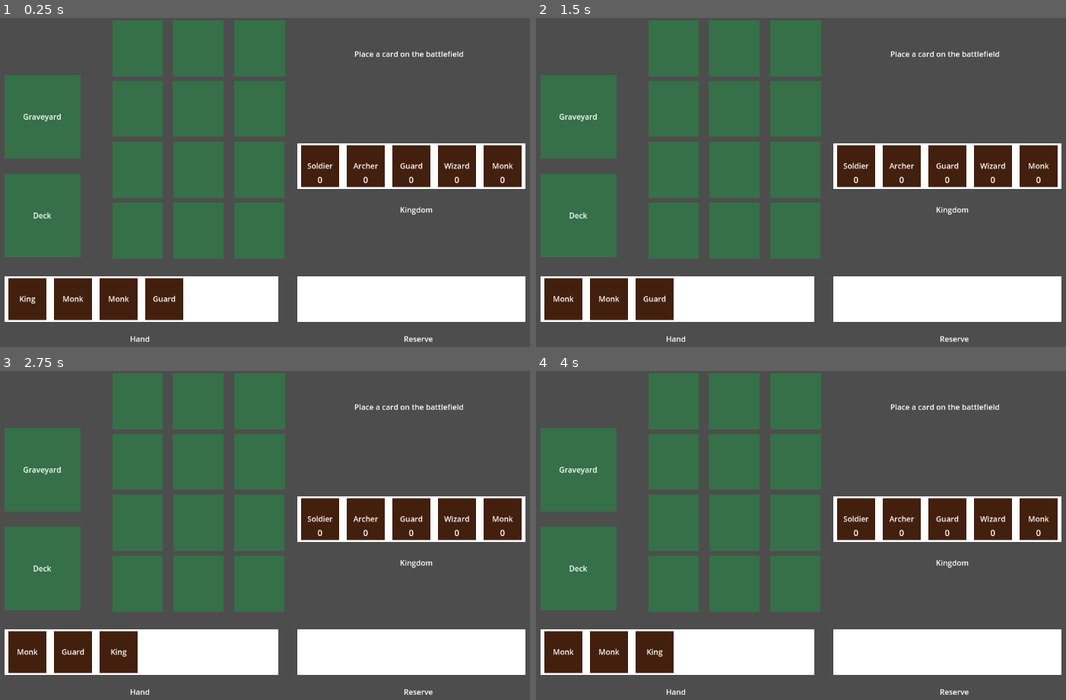
Above: before the commit, frames 1-4 (two rows, left to right).
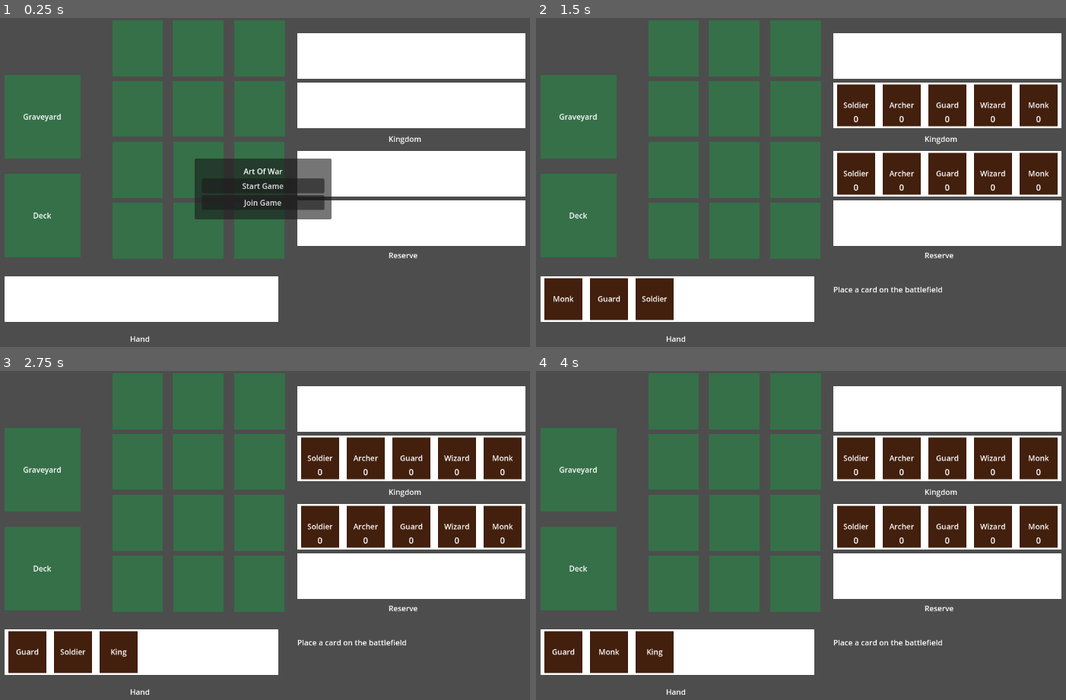
Above: after the commit, the same moments.

Repository: stfufane/Art-Of-War
Game: Godot game, scene res://screens/board.tscn
The game is run twice, just before and just after one commit, with the same random seed, the same clock (stepped at 60 frames per second) and the same inputs. The project has no main scene, so this scene is started directly.
Inputs (mouse positions are in pixels of both pictures, inside the frame that each line leads up to):
- Up to frame 1 (0.25 s): no input
- Up to frame 2 (1.5 s): click (801, 202) at 0.5 s, where only the run after the commit has a clickable "Join Game"; tap Enter at 1.25 s; move the mouse to (562, 297) at 1.27 s; press the mouse at (562, 297) at 1.28 s
- Up to frame 3 (2.75 s): tap Space at 2 s; release the mouse at (26, 650) at 2.03 s; click (26, 650) at 2.1 s
- Up to frame 4 (4 s): tap Enter at 2.75 s; press the mouse at (562, 650) at 2.78 s; tap Space at 3.5 s; release the mouse at (562, 650) at 3.53 s; click (562, 650) at 3.6 s

The runs differ from the first frame. In frame 1, 37% of the frame differs, in the area x 1-100%, y 4-99%; in frame 2, 27%; in frame 3, 27%; in frame 4, 27%.

Commit message:
[Multiplayer] Add basic host/join feature for multiplayer

Diff:
--- a/model/Game.gd
+++ b/model/Game.gd
@@ -1,6 +1,6 @@
 extends Node
 
-@onready var CardTypes = {
+var CardTypes = {
 	CardType.UnitType.King: CardType.new(CardType.UnitType.King, "King", 1, 5, 4, [Vector2(-1, 1), Vector2(0, 1), Vector2(1, 1)]),
 	CardType.UnitType.Soldier: CardType.new(CardType.UnitType.Soldier, "Soldier", INF, 2, 1, [Vector2(0, 1)]),
 	CardType.UnitType.Archer: CardType.new(CardType.UnitType.Archer, "Archer", 1, 2, 1, [Vector2(-2, 1), Vector2(2, 1), Vector2(-1, 2), Vector2(1, 2)]),
@@ -9,8 +9,16 @@
 	CardType.UnitType.Monk: CardType.new(CardType.UnitType.Monk, "Monk", 1, 2, 2, [Vector2(-1, 1), Vector2(1, 1), Vector2(-2, 2), Vector2(2, 2)])
 }
 
-# Initialize the player's kingdom
-@onready var player_kingdom: Dictionary = {
+# Initialize the player and enemy kingdoms
+var player_kingdom: Dictionary = {
+	CardType.UnitType.Soldier: 0,
+	CardType.UnitType.Archer: 0,
+	CardType.UnitType.Guard: 0,
+	CardType.UnitType.Wizard: 0,
+	CardType.UnitType.Monk: 0
+}
+
+var enemy_kingdom: Dictionary = {
 	CardType.UnitType.Soldier: 0,
 	CardType.UnitType.Archer: 0,
 	CardType.UnitType.Guard: 0,
@@ -19,29 +27,52 @@
 }
 
 enum States {
-	# WAITING_FOR_PLAYER,
+	WAITING_FOR_PLAYER,
 	INIT_BATTLEFIELD,
 	INIT_RESERVE,
-	PLAYER_TURN,
+	PLAYER_ACTION_CHOICE,
+	PLAYER_RECRUIT,
+	PLAYER_SUPPORT,
+	PLAYER_ATTACK,
+	PLAYER_ADD_TO_KINGDOM,
 	ENEMY_TURN,
+	ENEMY_SUPPORT,
+	ENEMY_ATTACK,
 }
 
-enum PlayerStates {
-	RECRUIT,
-	SUPPORT,
-	ATTACK,
-	ADD_TO_KINGDOM,
-}
+var card_scene = preload("res://scenes/card.tscn")
 
-@onready var card_scene = preload("res://scenes/card.tscn")
+var current_state = States.WAITING_FOR_PLAYER
+var player_hand: Array[Card] = []
+var card_in_hand: Card = null
 
-@onready var current_state = States.INIT_BATTLEFIELD
-@onready var player_hand: Array[Card] = []
-@onready var player_reserve: Array[Card] = []
-@onready var player_deck: Array[CardType.UnitType] = []
-@onready var card_in_hand: Card = null
+var player_reserve: Array[Card] = []
+var enemy_reserve:  Array[Card] = []
 
-func _ready():
+var player_deck: Array[CardType.UnitType] = []
+
+# The local multiplayer server port
+const PORT = 1234
+var enet_peer = ENetMultiplayerPeer.new()
+
+var peer_id: int = 0
+var first_player: bool = false
+
+func start_server():
+	enet_peer.create_server(PORT, 2)
+	multiplayer.multiplayer_peer = enet_peer
+	peer_id = multiplayer.get_unique_id()
+	first_player = true
+	print("Started server with peer id: " + str(peer_id))
+
+func join_server():
+	enet_peer.create_client("localhost", PORT)
+	multiplayer.multiplayer_peer = enet_peer
+	peer_id = multiplayer.get_unique_id()
+	print("Joined server with peer id: " + str(peer_id))
+
+func setup():
+	current_state = States.INIT_BATTLEFIELD
 	# First build the deck with 4 of each card.
 	for _i in range(4):
 		player_deck.append(CardType.UnitType.Soldier)
--- a/scenes/battlefield.gd
+++ b/scenes/battlefield.gd
@@ -3,7 +3,7 @@
 
 signal card_added
 
-func _ready():
+func setup():
 	# Connect all the card nodes to react to click and hover
 	for placeholder in get_tree().get_nodes_in_group("cards"):
 		placeholder.connect("card_placeholder_clicked", _placeholder_clicked)
@@ -12,8 +12,12 @@
 
 
 func _mouse_entered(placeholder_hovered: CardPlaceholder):
-	if placeholder_available(placeholder_hovered):
-		placeholder_hovered.set_text("Place card here")
+	match Game.current_state:
+		Game.States.INIT_BATTLEFIELD:
+			if placeholder_available(placeholder_hovered):
+				placeholder_hovered.set_text("Place card here")
+		_:
+			pass
 
 func _mouse_exited(placeholder_hovered: CardPlaceholder):
 	if placeholder_hovered.current_card == null:
--- a/scenes/card.gd
+++ b/scenes/card.gd
@@ -17,7 +17,6 @@
 	base_color = $ColorRect.color
 	card_type = Game.CardTypes[unit_type]
 	card_label.text = card_type.name
-	card_label.text = card_type.name
 
 func set_unit_type(type: CardType.UnitType):
 	unit_type = type
--- a/scenes/kingdom.gd
+++ b/scenes/kingdom.gd
@@ -1,15 +1,22 @@
 class_name Kingdom
 extends Control
 
-func _ready():
+@export var is_enemy: bool
+@onready var kingdom = Game.enemy_kingdom if is_enemy else Game.player_kingdom
+
+func setup():
 	var x = 0
-	for unit_type in Game.player_kingdom:
+	for unit_type in kingdom:
 		var card_instance = Game.get_card_instance(unit_type)
 		card_instance.position = Vector2(x, 0)
 		x += card_instance.size.x
-		card_instance.set_nb_units(Game.player_kingdom[unit_type])
+		card_instance.set_nb_units(kingdom[unit_type])
+		card_instance.add_to_group("kingdom_cards")
 		add_child(card_instance)
 
 func increase_population(type: CardType.UnitType):
-	Game.player_kingdom[type] += 1
-	pass
+	kingdom[type] += 1
+	for card in get_tree().get_nodes_in_group("kingdom_cards"):
+		if card.unit_type == type:
+			card.set_nb_units(kingdom[type])
+			break
--- a/scenes/player_hand.gd
+++ b/scenes/player_hand.gd
@@ -1,7 +1,7 @@
 class_name PlayerHand
 extends Control
 
-func _ready():
+func setup():
 	var x = 0
 	for card in Game.player_hand:
 		add_child(card)
--- a/scenes/reserve.gd
+++ b/scenes/reserve.gd
@@ -1,7 +1,10 @@
 class_name Reserve
 extends Control
 
-func _ready():
+@export var is_enemy: bool
+@onready var reserve = Game.enemy_reserve if is_enemy else Game.player_reserve
+
+func setup():
 	var x = 0
 	for card in Game.player_reserve:
 		card.position = Vector2(x, 0)
--- a/screens/board.gd
+++ b/screens/board.gd
@@ -1,14 +1,42 @@
 class_name Board
 extends Control
 
+@onready var main_menu: PanelContainer = $CanvasLayer/MainMenu
+
 @onready var battlefield: Battlefield = $Battlefield
 @onready var reserve: Reserve = $Reserve
+@onready var enemy_reserve: Reserve = $EnemyReserve
 @onready var kingdom: Kingdom = $Kingdom
+@onready var enemy_kingdom: Kingdom = $EnemyKingdom
 @onready var hand: PlayerHand = $PlayerHand
 @onready var instruction: Label = $Instruction
 @onready var deck: CardPlaceholder = $Deck
 
-func _ready():
+func _on_start_button_pressed():
+	Game.start_server()
+	main_menu.hide()
+	# The game will start when the second player connects
+	multiplayer.peer_connected.connect(_player_joined)
+
+func _on_join_button_pressed():
+	Game.join_server()
+	main_menu.hide()
+	setup()
+
+func _player_joined(p_id: int):
+	print("Player joined : " + str(p_id))
+	setup()
+
+func setup():
+	Game.setup()
+	hand.setup()
+	kingdom.setup()
+	enemy_kingdom.setup()
+	battlefield.setup()
+	reserve.setup()
+	start_game()
+
+func start_game():
 	instruction.text = "Place a card on the battlefield"
 	for card in Game.player_hand:
 		card.connect("card_clicked", _hand_card_selected)
@@ -43,11 +71,11 @@
 	hand.remove_card(card)
 	reserve.add_card(card)
 
-	Game.current_state = Game.States.PLAYER_TURN
+	Game.current_state = Game.States.PLAYER_ACTION_CHOICE
 	instruction.text = "Ready to start your turn"
 
 func _deck_clicked(_placeholder_id: int):
-	if Game.current_state != Game.States.PLAYER_TURN:
+	if Game.current_state != Game.States.PLAYER_ACTION_CHOICE:
 		return
 	if Game.player_deck.is_empty():
 		return
--- a/screens/board.tscn
+++ b/screens/board.tscn
@@ -30,7 +30,7 @@
 offset_bottom = 736.0
 scale = Vector2(0.5, 0.5)
 
-[node name="Hand_Label" type="Label" parent="."]
+[node name="HandLabel" type="Label" parent="."]
 layout_mode = 0
 offset_left = 360.0
 offset_top = 664.0
@@ -41,17 +41,25 @@
 [node name="Reserve" parent="." instance=ExtResource("4_mb6ut")]
 layout_mode = 0
 offset_left = 712.0
-offset_top = 544.0
+offset_top = 384.0
 offset_right = 1672.0
-offset_bottom = 736.0
+offset_bottom = 576.0
 scale = Vector2(0.5, 0.5)
 
-[node name="Reserve_Label" type="Label" parent="."]
+[node name="EnemyReserve" parent="." instance=ExtResource("4_mb6ut")]
+offset_left = 712.0
+offset_top = 32.0
+offset_right = 1672.0
+offset_bottom = 224.0
+scale = Vector2(0.5, 0.5)
+is_enemy = true
+
+[node name="ReserveLabel" type="Label" parent="."]
 layout_mode = 0
-offset_left = 936.0
-offset_top = 664.0
-offset_right = 998.0
-offset_bottom = 690.0
+offset_left = 904.0
+offset_top = 488.0
+offset_right = 966.0
+offset_bottom = 514.0
 text = "Reserve"
 
 [node name="Deck" parent="." instance=ExtResource("5_brr7o")]
@@ -70,23 +78,70 @@
 
 [node name="Kingdom" parent="." instance=ExtResource("6_oavws")]
 offset_left = 712.0
-offset_top = 264.0
+offset_top = 280.0
 offset_right = 1672.0
-offset_bottom = 456.0
+offset_bottom = 472.0
 scale = Vector2(0.5, 0.5)
 
-[node name="Kingdom_Label" type="Label" parent="."]
+[node name="EnemyKingdom" parent="." instance=ExtResource("6_oavws")]
+offset_left = 712.0
+offset_top = 136.0
+offset_right = 1672.0
+offset_bottom = 328.0
+scale = Vector2(0.5, 0.5)
+is_enemy = true
+
+[node name="KingdomLabel" type="Label" parent="."]
 layout_mode = 0
-offset_left = 928.0
-offset_top = 392.0
-offset_right = 997.0
-offset_bottom = 418.0
+offset_left = 904.0
+offset_top = 243.0
+offset_right = 973.0
+offset_bottom = 269.0
 text = "Kingdom
 "
 
 [node name="Instruction" type="Label" parent="."]
 layout_mode = 0
-offset_left = 832.0
-offset_top = 64.0
-offset_right = 1024.0
-offset_bottom = 128.0
+offset_left = 712.0
+offset_top = 560.0
+offset_right = 1192.0
+offset_bottom = 624.0
+
+[node name="CanvasLayer" type="CanvasLayer" parent="."]
+
+[node name="MainMenu" type="PanelContainer" parent="CanvasLayer"]
+anchors_preset = 15
+anchor_right = 1.0
+anchor_bottom = 1.0
+offset_left = 496.0
+offset_top = 296.0
+offset_right = -496.0
+offset_bottom = -296.0
+grow_horizontal = 2
+grow_vertical = 2
+
+[node name="MarginContainer" type="MarginContainer" parent="CanvasLayer/MainMenu"]
+layout_mode = 2
+theme_override_constants/margin_left = 15
+theme_override_constants/margin_top = 15
+theme_override_constants/margin_right = 15
+theme_override_constants/margin_bottom = 15
+
+[node name="VBoxContainer" type="VBoxContainer" parent="CanvasLayer/MainMenu/MarginContainer"]
+layout_mode = 2
+
+[node name="GameTitle" type="Label" parent="CanvasLayer/MainMenu/MarginContainer/VBoxContainer"]
+layout_mode = 2
+text = "Art Of War"
+horizontal_alignment = 1
+
+[node name="StartButton" type="Button" parent="CanvasLayer/MainMenu/MarginContainer/VBoxContainer"]
+layout_mode = 2
+text = "Start Game"
+
+[node name="JoinButton" type="Button" parent="CanvasLayer/MainMenu/MarginContainer/VBoxContainer"]
+layout_mode = 2
+text = "Join Game"
+
+[connection signal="pressed" from="CanvasLayer/MainMenu/MarginContainer/VBoxContainer/StartButton" to="." method="_on_start_button_pressed"]
+[connection signal="pressed" from="CanvasLayer/MainMenu/MarginContainer/VBoxContainer/JoinButton" to="." method="_on_join_button_pressed"]
